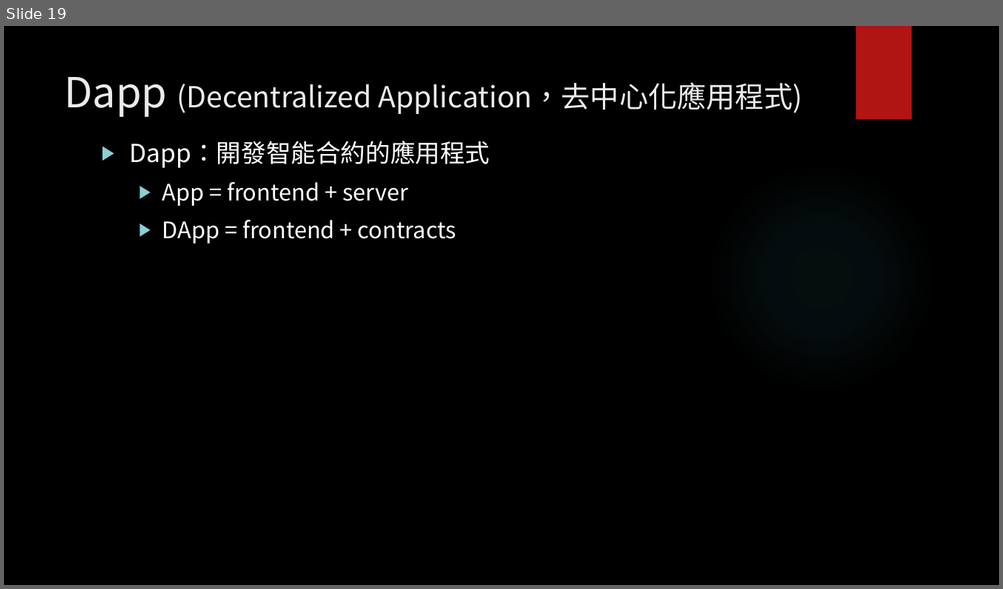
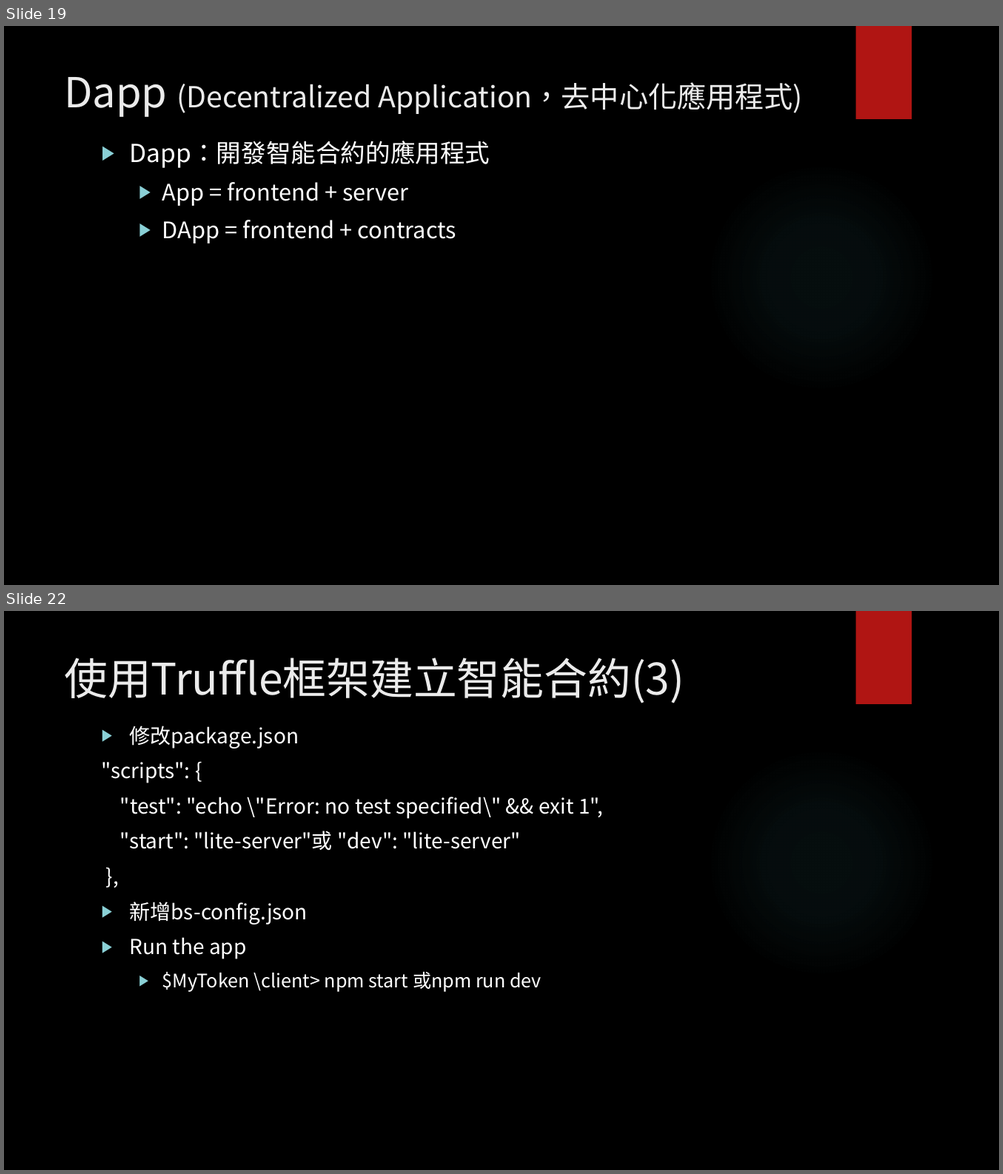
Before and after one commit to wtpai/DAppGit, a slide deck: 區塊鏈─智能合約實作.pptx. Shown one above the other, each under a label of ours: slide 19 before the commit, slides 19 and 22 after it; the slides between them are not shown. The pictures are 1003x589 and 1003x1174 pixels, drawn with LibreOffice and Linux fonts; fonts in the diff are those of the drawing; background and template pictures are left out. Boxes give left, top, right and bottom in pixels: in the first picture for what was removed or moved away, otherwise in the second. Text is boxed around its words. In the diff, an @@ line names an element or a change of style, - is before the commit and + after.

```diff
--- a/區塊鏈─智能合約實作.pptx
+++ b/區塊鏈─智能合約實作.pptx
@@ slide 22 added at bbox=[4, 611, 999, 1170], background picture (left out); not listed: 2 template elements that a slide beside it also shows @@
@@ title added at bbox=[64, 658, 684, 703], 42 pt, text #EBEBEB @@
+使用Truffle框架建立智能合約(3)
@@ text added at bbox=[102, 726, 603, 992], 20 pt, text #FFFFFF @@
+▶ 修改package.json
+"scripts": {
+"test": "echo \"Error: no test specified\" && exit 1",
+"start": "lite-server"或 "dev": "lite-server"
+},
+▶ 新增bs-config.json
+▶ Run the app
+  ▶ $MyToken \client> npm start 或npm run dev
```
Also in this commit, not shown: 8 slides changed, 2 other slides added, 13 other files.
